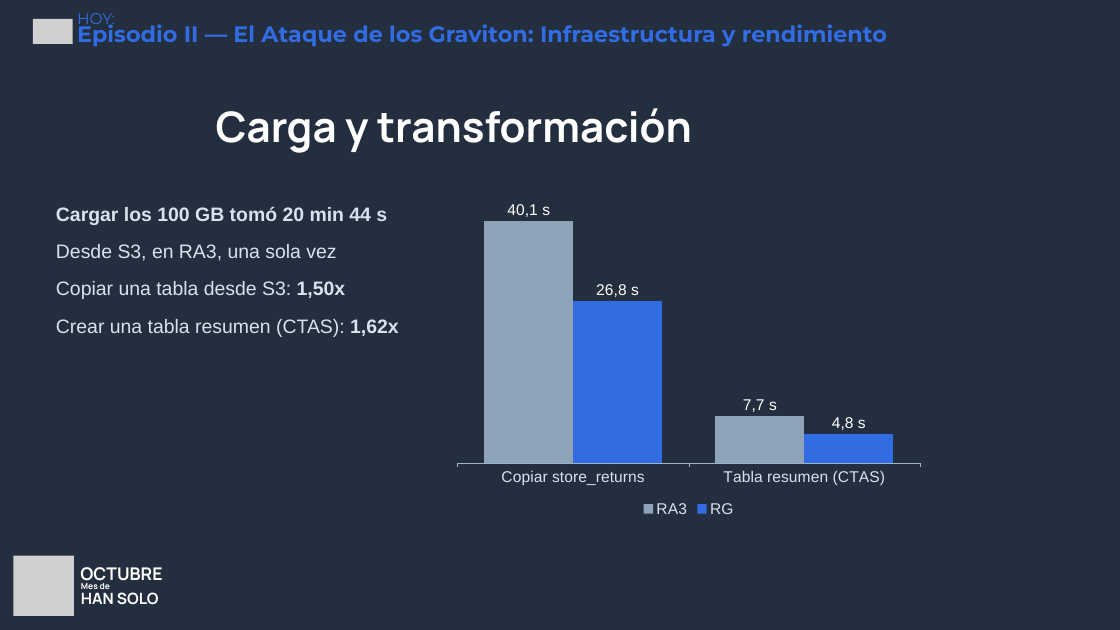
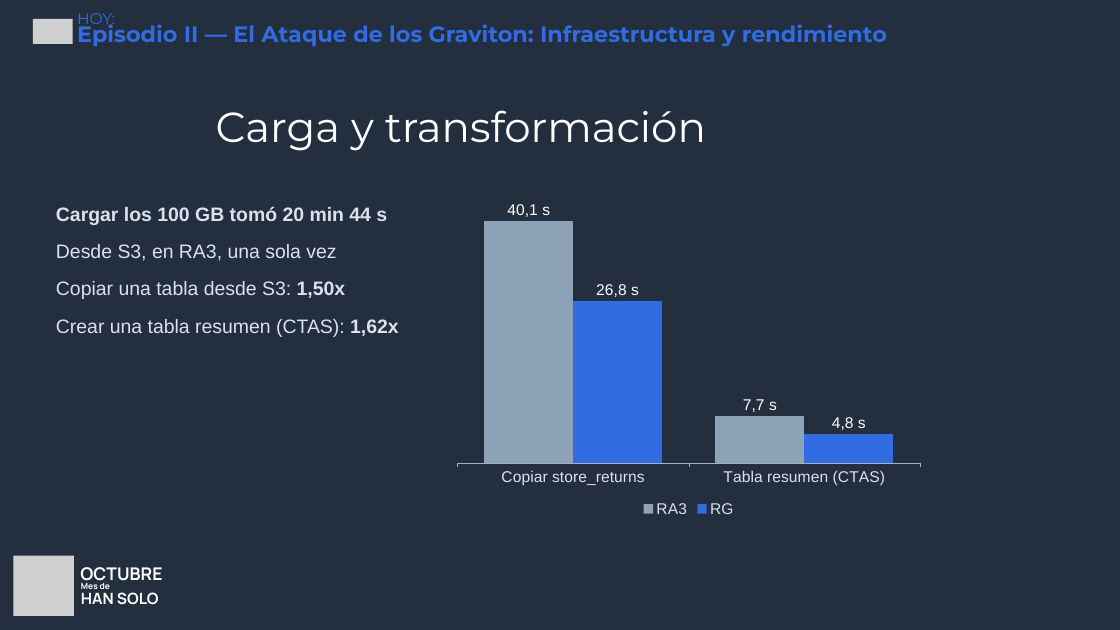
Before and after one commit to andrezc98/redshift-redemption, a slide deck: slide 17 of slides/redshift-redemption.pptx. Drawn at 1120x630 pixels with LibreOffice and Linux fonts; fonts in the diff are those of the drawing; grey boxes stand for pictures; background and template pictures are left out. Boxes give left, top, right and bottom in pixels: in the first picture for what was removed or moved away, otherwise in the second. Text is boxed around its words. In the diff, an @@ line names an element or a change of style, - is before the commit and + after.

```diff
--- a/slides/redshift-redemption.pptx
+++ b/slides/redshift-redemption.pptx
@@ text "Carga y transformación" at (x1=216, y1=110, x2=706, y2=151): font Manrope to Montserrat, bold off @@
```
Also in this commit, not shown: 33 other slides changed, 1 other file.
